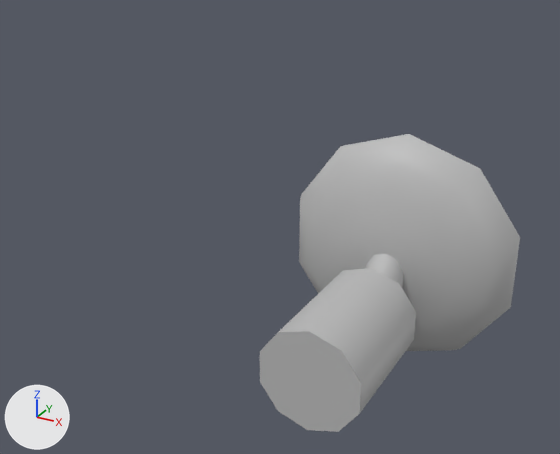
Renders of the FBX model Etic-LIdem/Assets/Props/Playroom_Props/Playroom_Monitoring_Camera.fbx from each side of a commit.
Camera for both pictures: a camera (50 mm lens) standing at (0.261, -0.757, 0.372) and looking at (-0.025, -0.237, 0.112). Lighting does not change. The marker at lower left points along +X, +Y and +Z. Where no turn or scale is listed for an object, it has been applied to the vertices.

Objects in the first picture: 'Playroom_Monitoring_Camera', 'Playroom_Monitoring_Camera_Camera', 'Playroom_Monitoring_Camera_Holder'.
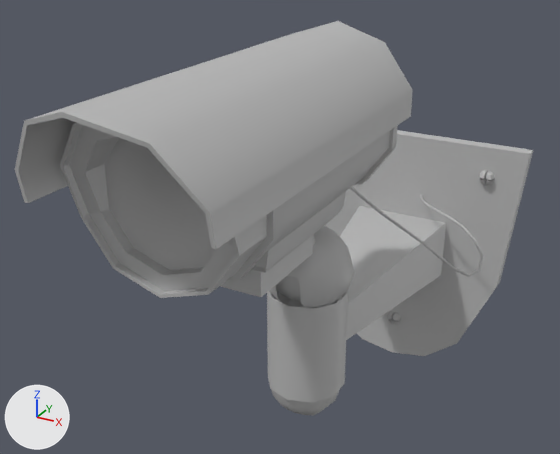
The change in detail:
me_mesh is used by ob_playroom_monitoring_camera; location (0.0, -0.0001, 0.0).
me_mesh had 51 vertices, 50 faces and spanned x -0.127..0.127, y -0.05..0.0, z -0.133..0.133.
me_mesh now has 58 vertices, 58 faces and spans x -0.127..0.127, y -0.269..0.007, z -0.133..0.133.
me_mesh part 1: the whole mesh is rebuilt.
Mesh me_mesh_001_1 is new.
It has 48 vertices, 42 faces and spans x -0.0318..0.0318, y -0.0318..0.0318, z -0.0114..0.0114.
It uses material mat_lambert1 (grey #bcbcbc).
Mesh me_mesh_004 is new.
It has 41 vertices, 40 faces and spans x -0.008..0.008, y -0.0038..0.0038, z -0.008..0.008.
It uses material mat_lambert1 (grey #bcbcbc).
Mesh me_mesh_002_1 is new.
It has 308 vertices, 288 faces and spans x -0.061..0.061, y -0.217..0.039, z -0.038..0.19.
It uses material mat_lambert1 (grey #bcbcbc).
Mesh me_mesh_005 is new.
It has 41 vertices, 40 faces and spans x -0.008..0.008, y -0.0038..0.0038, z -0.008..0.008.
It uses material mat_lambert1 (grey #bcbcbc).
Mesh me_mesh_007 is new.
It has 28 vertices, 26 faces and spans x -0.065..0.065, y -0.153..0.153, z -0.034..0.034.
It uses material mat_lambert1 (grey #bcbcbc).
Mesh me_mesh_006 is new.
It has 102 vertices, 96 faces and spans x -0.054..0.054, y -0.104..0.104, z -0.055..0.055.
It uses material mat_lambert1 (grey #bcbcbc).
Object 'Playroom_Monitoring_Camera_Camera' (ob_playroom_monitoring_camera_camera) is deleted.
Object 'Playroom_Monitoring_Camera_Holder' (ob_playroom_monitoring_camera_holder) is deleted.
Object 'Playroom_Monitoring_Camera_bottom' (ob_playroom_monitoring_camera_bottom) is new; it shows me_mesh_001_1.
Its location is (0.0, -0.2345, -0.0442).
Object 'Playroom_Monitoring_Camera_Screw_02' (ob_playroom_monitoring_camera_screw_02) is new; it shows me_mesh_004.
Its location is (0.0, -0.0106, -0.086).
Object 'Playroom_Monitoring_CameraBody' (ob_playroom_monitoring_camerabody) is new; it shows me_mesh_002_1.
Its location is (0.0, -0.2346, 0.0789).
Object 'Playroom_Monitoring_Camera_Screw_00' (ob_playroom_monitoring_camera_screw_00) is new; it shows me_mesh_005.
Its location is (0.0874, -0.0106, 0.1017).
Object 'Playroom_Monitoring_Camera_Cover' (ob_playroom_monitoring_camera_cover) is new; it shows me_mesh_007.
Its location is (0.0, -0.341, 0.2408).
Object 'Playroom_Monitoring_Camera_cable' (ob_playroom_monitoring_camera_cable) is new; it shows me_mesh_006.
Its location is (0.0628, -0.1028, 0.1061).

Where the change shows, as pixel boxes [x1, y1, x2, y2] in the pictures (560 x 454 px):
'Playroom_Monitoring_Camera', reshaped (20% wider, 25% taller)
    before: [299, 134, 520, 351]
    after: [267, 130, 533, 402]
'Playroom_Monitoring_Camera_Cover', added
    after: [15, 21, 412, 249]
'Playroom_Monitoring_CameraBody', added
    after: [60, 123, 398, 308]
'Playroom_Monitoring_Camera_Camera', deleted
    before: [260, 268, 416, 432]
'Playroom_Monitoring_Camera_cable', added
    after: [350, 187, 484, 277]
'Playroom_Monitoring_Camera_bottom', added
    after: [272, 390, 339, 416]
'Playroom_Monitoring_Camera_Holder', deleted
    before: [365, 254, 403, 287]
'Playroom_Monitoring_Camera_Screw_00', added
    after: [479, 170, 495, 185]
'Playroom_Monitoring_Camera_Screw_02', added
    after: [388, 312, 401, 324]
